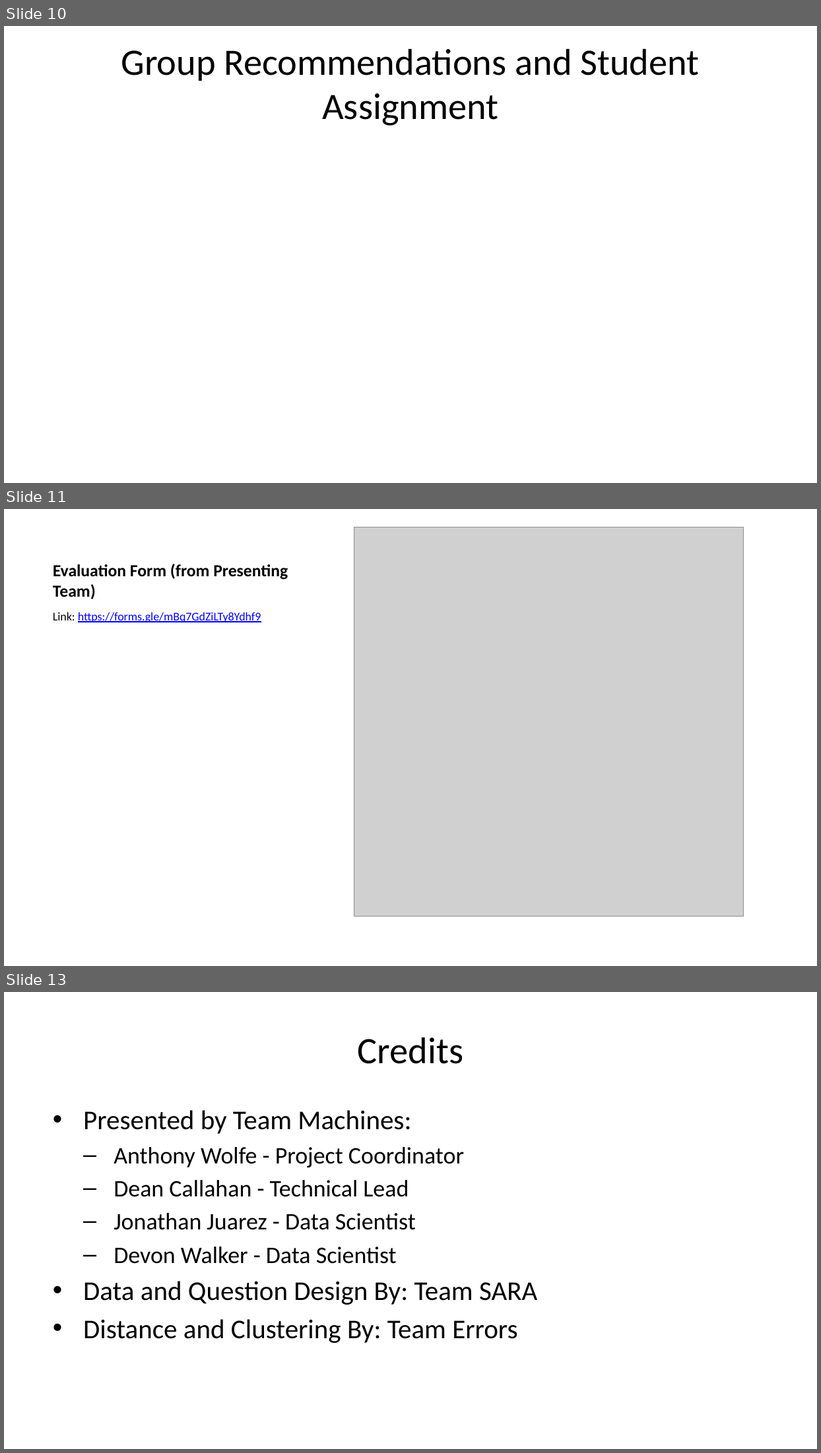
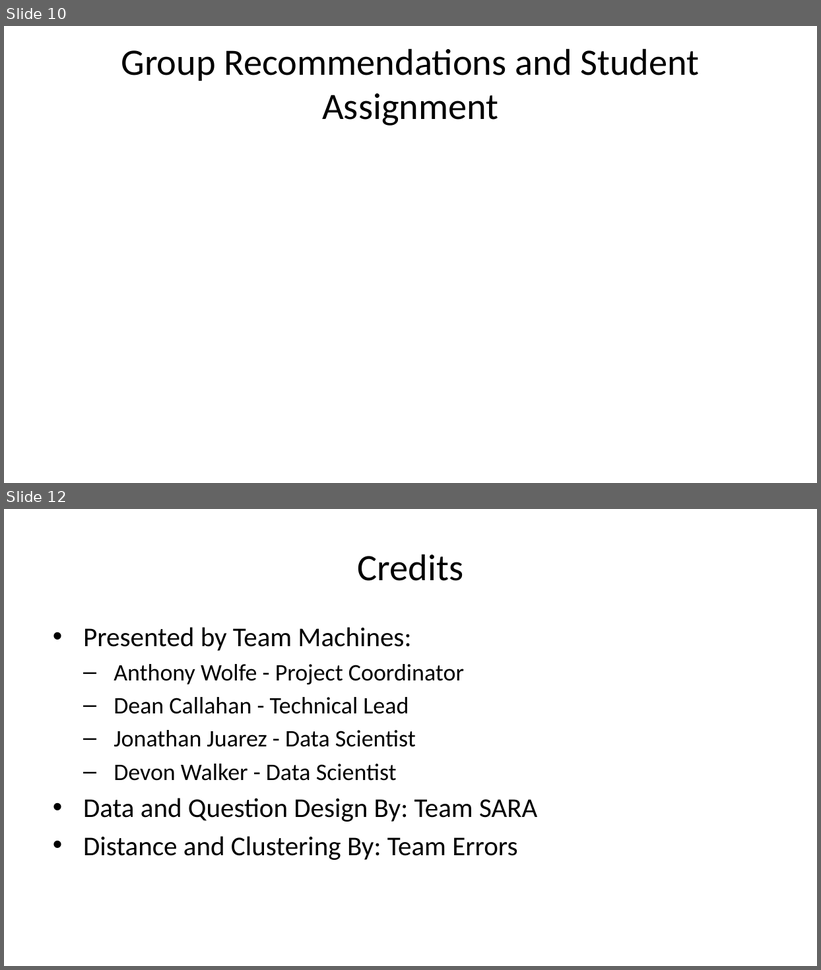
Before and after one commit to deancallahan25/Data322MiniProject, a slide deck: presentation.pptx. Shown one above the other, each under a label of ours: slides 10, 11 and 13 before the commit, slides 10 and 12 after it; the slides between them are not shown. The pictures are 821x1453 and 821x970 pixels, drawn with LibreOffice and Linux fonts; fonts in the diff are those of the drawing; grey boxes stand for pictures. Boxes give left, top, right and bottom in pixels: in the first picture for what was removed or moved away, otherwise in the second. Text is boxed around its words. In the diff, an @@ line names an element or a change of style, - is before the commit and + after.

```diff
--- a/presentation.pptx
+++ b/presentation.pptx
@@ slide 11 removed at [4,509,817,966], background #FFFFFF @@
@@ picture removed at [354,527,744,916] @@
@@ title removed at [53,564,288,599] @@
-Evaluation Form (from Presenting Team)
@@ text removed at [53,612,261,623] @@
-Link: https://forms.gle/mBq7GdZiLTy8Ydhf9
@@ what was slide 13 is now slide 12 @@
```
Also in this commit, not shown: 2 slides changed, 1 other file.
